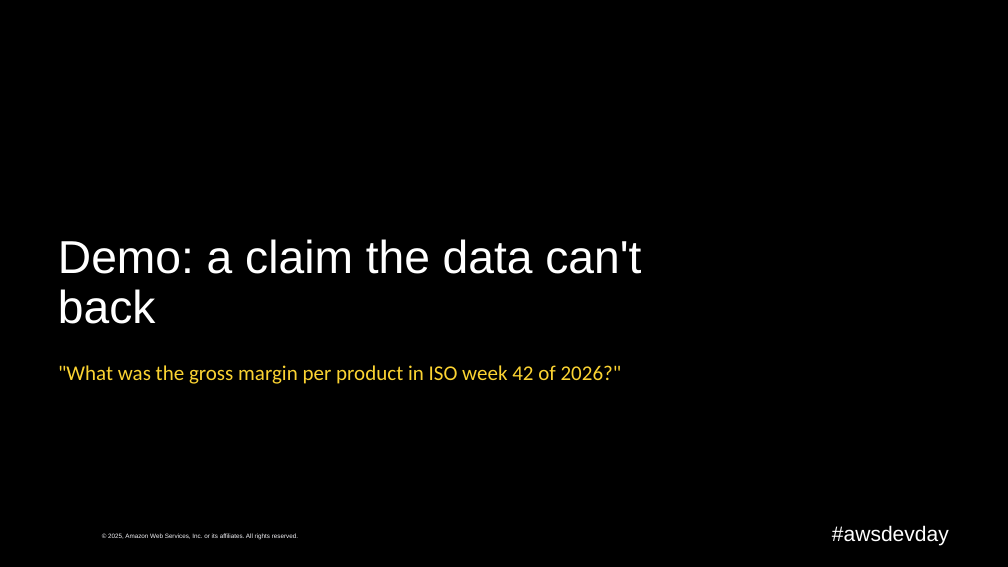
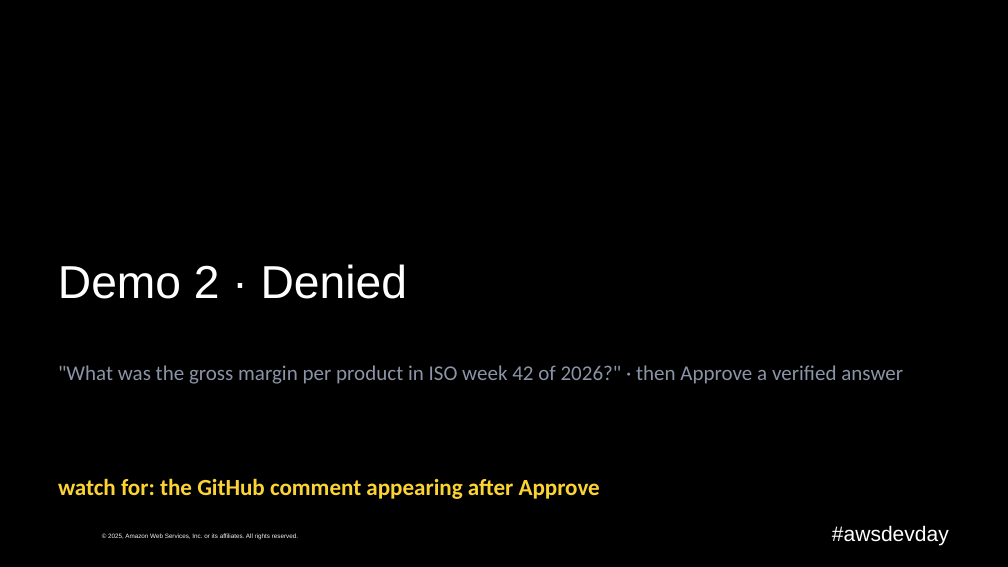
Before and after one commit to caroline-cah/lakehouse-harness, a slide deck: slide 25 of talk/harness-engineering-live.pptx (slide 21 before the commit). Drawn at 1008x567 pixels with LibreOffice and Linux fonts; fonts in the diff are those of the drawing; background and template pictures are left out. Boxes give left, top, right and bottom in pixels: in the first picture for what was removed or moved away, otherwise in the second. Text is boxed around its words. In the diff, an @@ line names an element or a change of style, - is before the commit and + after.

```diff
--- a/talk/harness-engineering-live.pptx
+++ b/talk/harness-engineering-live.pptx
@@ title at [58, 264, 407, 299]: text changed @@
-Demo: a claim the data can't back
+Demo 2 · Denied
@@ text at [58, 365, 903, 384]: text changed; text colour #FBD332 to #8A94A6 @@
-"What was the gross margin per product in ISO week 42 of 2026?"
+"What was the gross margin per product in ISO week 42 of 2026?" · then Approve a verified answer
@@ text added at [58, 478, 600, 499], 22 pt, text #FBD332, bold @@
+watch for: the GitHub comment appearing after Approve
```
Also in this commit, not shown: 11 other slides changed, 17 slides added, 9 slides removed, 13 other files.
